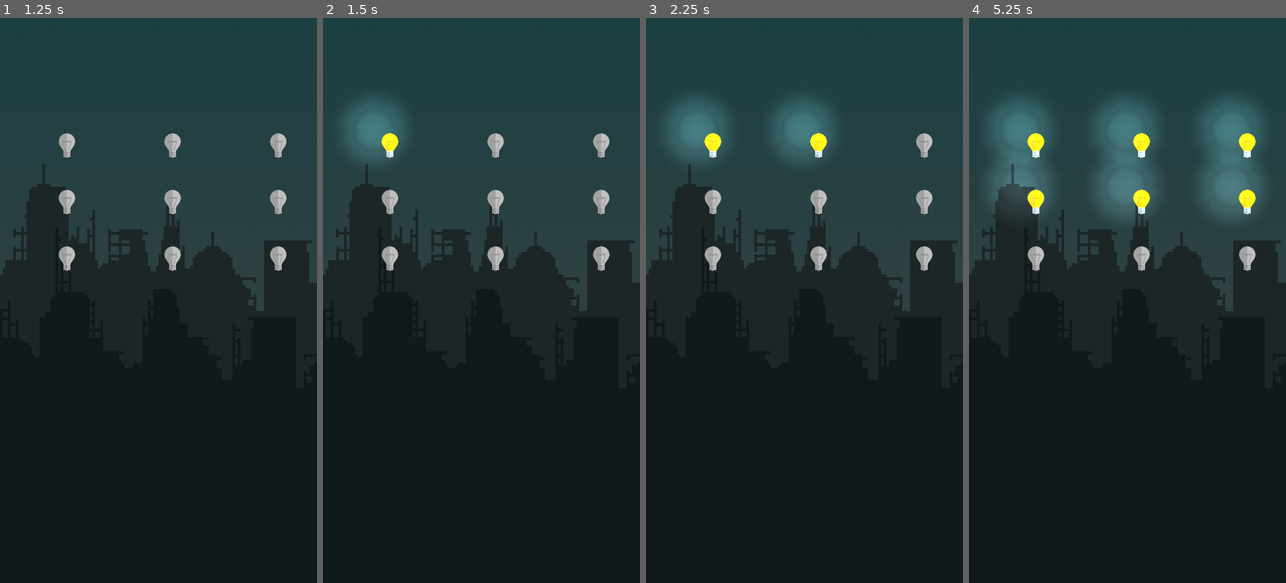
Above: before the commit, frames 1-4 (left to right).
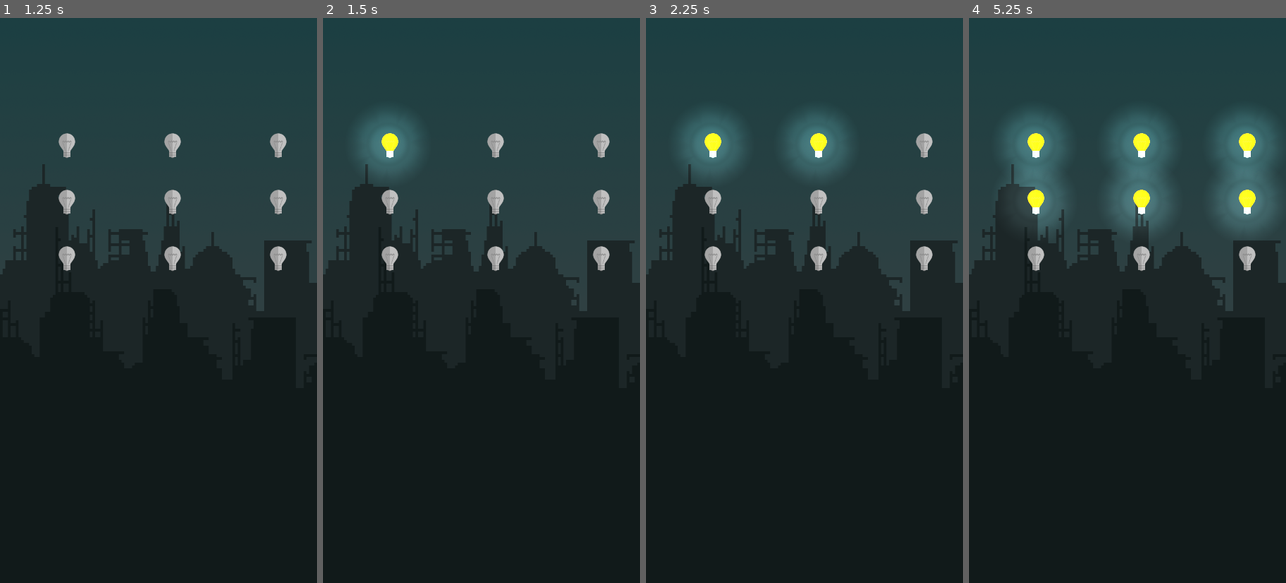
Above: after the commit, the same moments.

Repository: BearDooks/LightsOut3
Game: Godot game, scene res://menus/main_menu/main_menu.tscn
The game is run twice, just before and just after one commit, with the same random seed, the same clock (stepped at 60 frames per second) and the same inputs.
Inputs (mouse positions are in pixels of both pictures, inside the frame that each line leads up to):
- Up to frame 1 (1.25 s): click "New Game" at 0.5 s
- Up to frame 2 (1.5 s): click (389, 142) at 1.25 s
- Up to frame 3 (2.25 s): click (817, 142) at 2 s
- Up to frame 4 (5.25 s): click (1247, 142) at 2.75 s; click (1035, 198) at 3.5 s; click (1140, 198) at 4.25 s; click (1247, 198) at 5 s

Frame 1 is identical in both runs. In frame 2, 1.1% of the frame differs, in the area x 6-30%, y 14-28%; in frame 3, 2.2%; in frame 4, 5.1%, in the area x 6-97%, y 14-38%.

Commit message:
Fix light source issue

Diff:
--- a/assets/light/light.tscn
+++ b/assets/light/light.tscn
@@ -5,6 +5,8 @@
 [ext_resource path="res://images/light.png" type="Texture" id=3]
 
 [node name="light" type="TextureButton"]
+margin_right = 64.0
+margin_bottom = 64.0
 texture_normal = ExtResource( 1 )
 script = ExtResource( 2 )
 __meta__ = {
@@ -13,6 +15,7 @@
 
 [node name="light_glow" type="Light2D" parent="."]
 visible = false
+position = Vector2( 32, 32 )
 scale = Vector2( 0.2, 0.2 )
 texture = ExtResource( 3 )
 shadow_enabled = true
